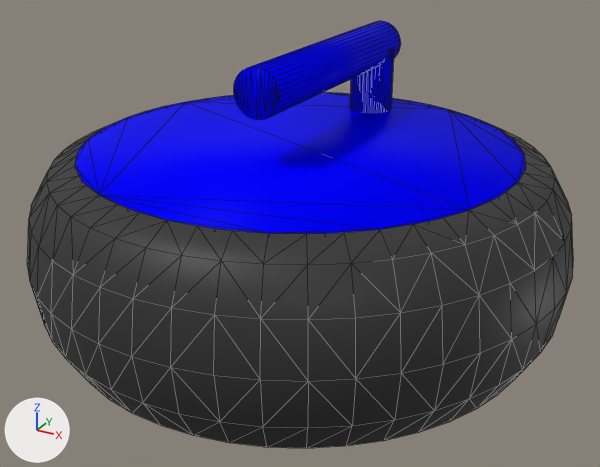
Renders of the Blender file rock.blend from each side of a commit.
The view is the same before and after, from a 50 mm lens placed at (0.497, -0.904, 0.452), pointed at (0.01, -0.02, 0.01). The axes (+X, +Y, +Z) are drawn at lower left. The lights are the same throughout. Mesh edges are drawn as thin lines.

Objects in the first picture: 'rock'.
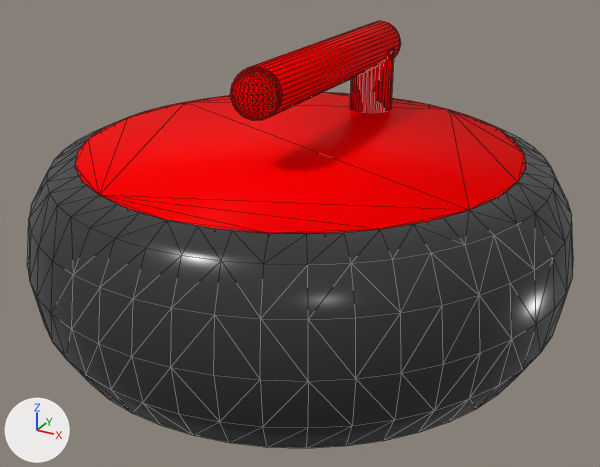
Changed parts and their boxes (x1, y1, x2, y2) in the pictures (600 x 467 px):
'rock', surface changed, reshaped (blue to red): (27, 21, 573, 448) in both
part 1 of me_rock, added (red): after (230, 68, 279, 120)
part 2 of me_rock, recoloured (blue to red): (75, 21, 526, 233) in both

Edits to the bpy script that builds the scene:
```text
Change mat_grey:
    mat_grey.roughness: 0.5 -> 0.239
Add mat_red:
    mat_red = principled_material('red')
    mat_red.base_color = (1.0, 0.0, 0.0)  # red #ff0000
    mat_red.roughness = 0.4
    mat_red.specular_ior_level = 0.01
Change me_rock:
    used by ob_rock; location = (0.0, 0.0, 0.0)
    remove me_rock.from_pydata(...)  # 768 vertices, 1524 faces; spans x -0.354..0.354, y -0.354..0.354, z -0.124..0.246
    add me_rock.from_pydata(...)  # 1250 vertices, 2484 faces; spans x -0.354..0.354, y -0.354..0.354, z -0.124..0.246
    me_rock part 1: a new loose piece of 482 vertices spanning x -0.03..0.03, y -0.134..-0.074, z 0.185..0.245
    me_rock part 2: 218 faces spanning x -0.283..0.283, y -0.283..0.283, z 0.045..0.246 switch from mat_blue (blue #0000ff) to mat_red (red #ff0000)
```
